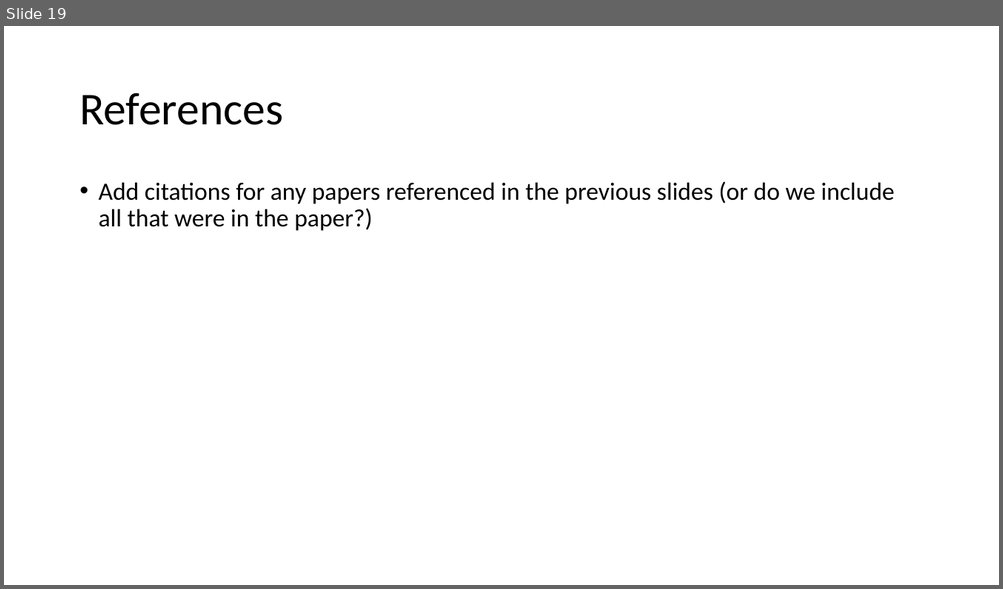
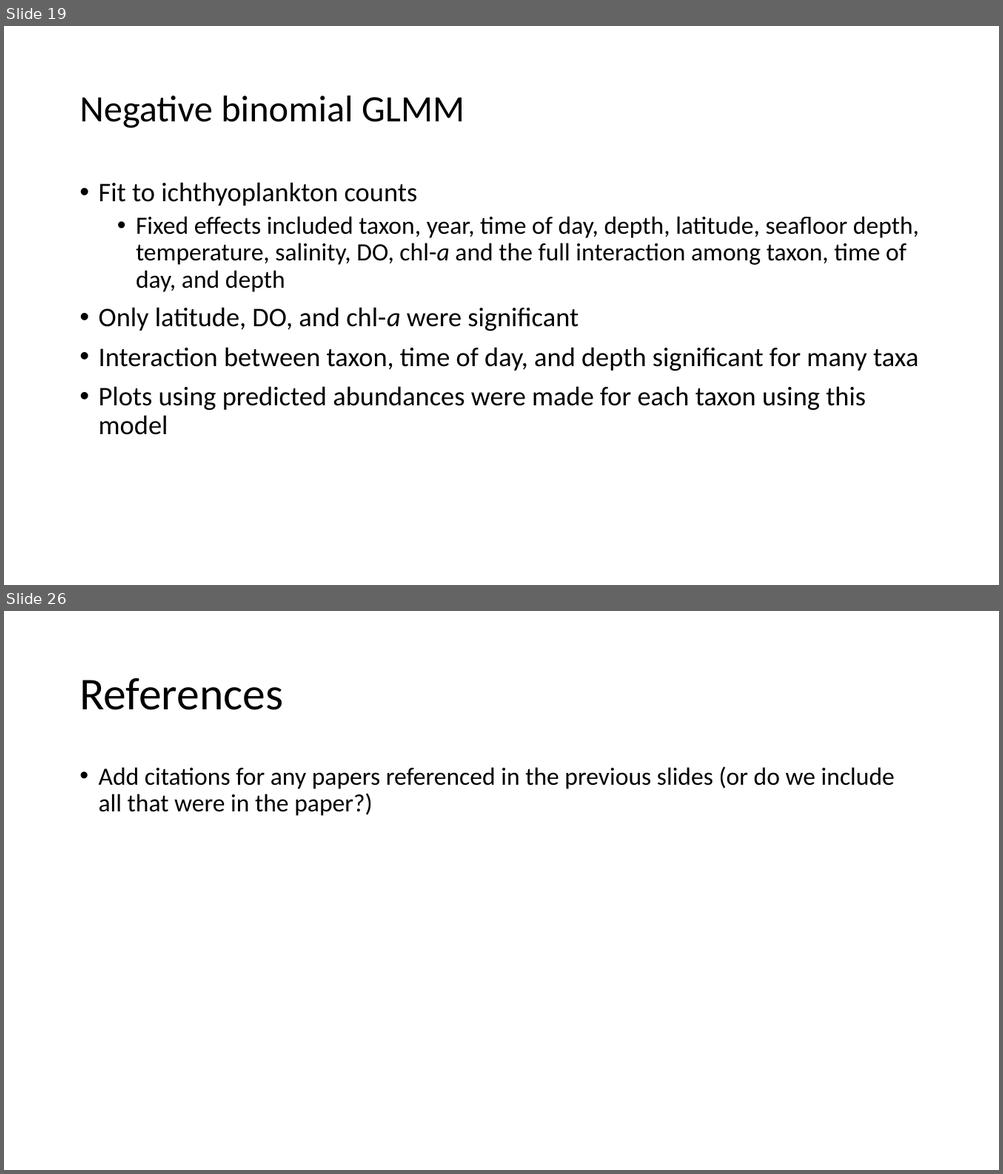
Before and after one commit to LukeABobay/larval-fish-community-analysis, a slide deck: PICES 2026 Presentation.pptx. Shown one above the other, each under a label of ours: slide 19 before the commit, slides 19 and 26 after it; the slides between them are not shown. The pictures are 1003x589 and 1003x1174 pixels, drawn with LibreOffice and Linux fonts; fonts in the diff are those of the drawing. Boxes give left, top, right and bottom in pixels: in the first picture for what was removed or moved away, otherwise in the second. Text is boxed around its words. In the diff, an @@ line names an element or a change of style, - is before the commit and + after.

```diff
--- a/PICES 2026 Presentation.pptx
+++ b/PICES 2026 Presentation.pptx
@@ slide 19 added at <box>4,26,999,585</box>, background #FFFFFF @@
@@ title added at <box>79,96,464,128</box>, 36 pt, text #000000 @@
+Negative binomial GLMM
@@ text added at <box>99,182,919,435</box>, 26 pt, text #000000 @@
+• Fit to ichthyoplankton counts
+  • Fixed effects included taxon, year, time of day, depth, latitude, seafloor depth, temperature, salinity, DO, chl-a and the full interaction among taxon, time of day, and depth
+• Only latitude, DO, and chl-a were significant
+• Interaction between taxon, time of day, and depth significant for many taxa
+• Plots using predicted abundances were made for each taxon using this model
@@ what was slide 19 is now slide 26 @@
```
Also in this commit, not shown: 10 slides changed, 15 other slides added, 9 slides removed.
